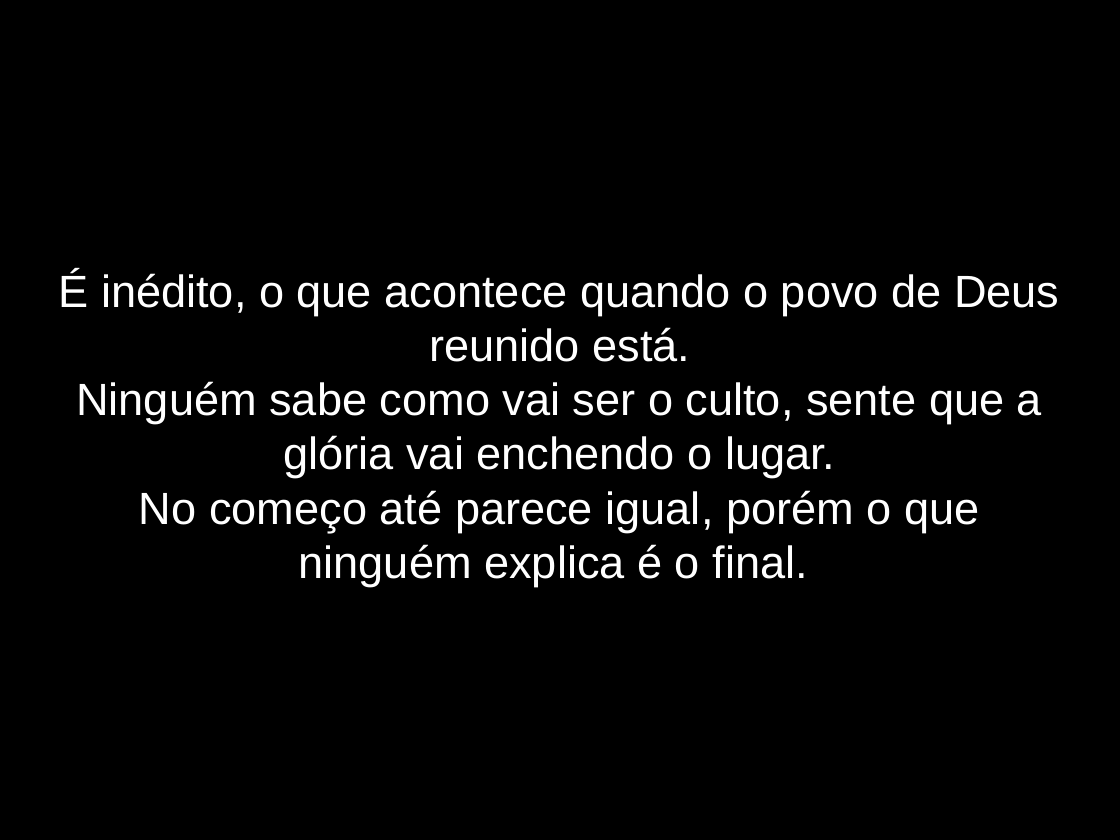
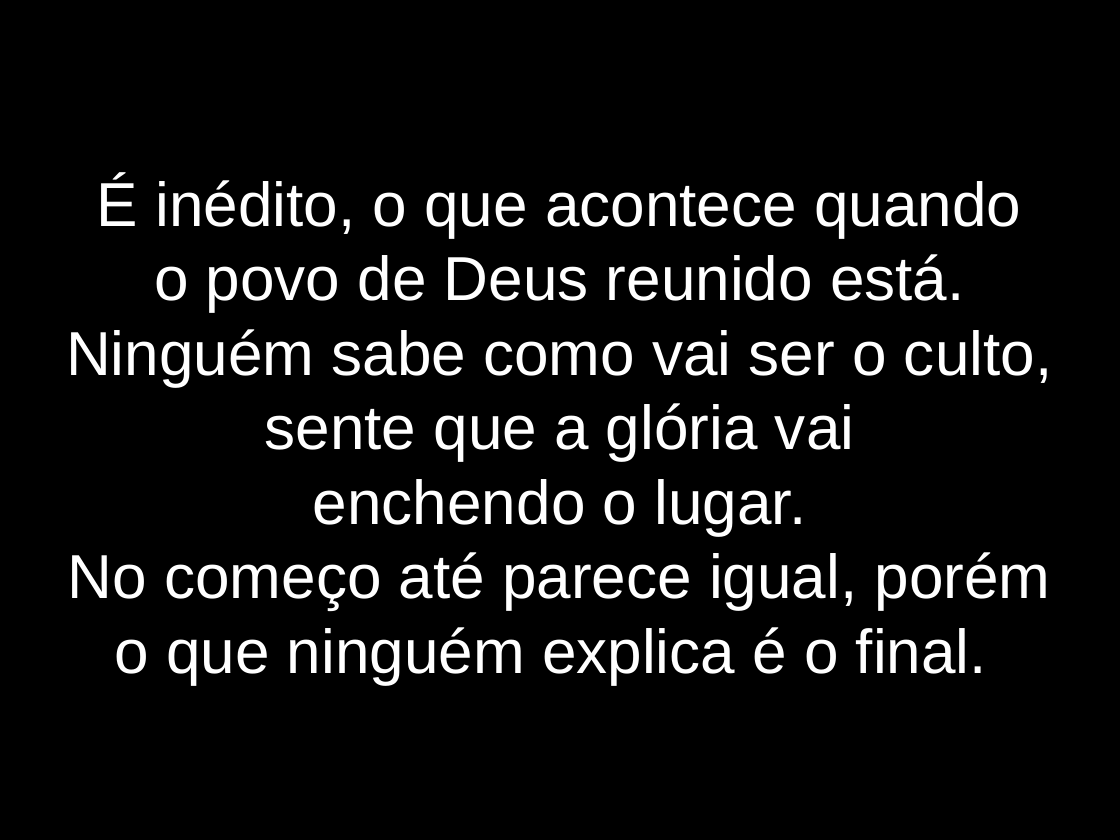
Before and after one commit to lazaroness/ChurchFiles, a slide deck: slide 3 of elshaday/LetrasApresentacao/EInedito.odp. Drawn at 1120x840 pixels with LibreOffice and Linux fonts; fonts in the diff are those of the drawing. Boxes give left, top, right and bottom in pixels: in the first picture for what was removed or moved away, otherwise in the second. Text is boxed around its words. In the diff, an @@ line names an element or a change of style, - is before the commit and + after.

```diff
--- a/elshaday/LetrasApresentacao/EInedito.odp
+++ b/elshaday/LetrasApresentacao/EInedito.odp
@@ subtitle at [66, 176, 1052, 535]: text changed; size 32 to 44 pt @@
-É inédito, o que acontece quando o povo de Deus reunido está.
-Ninguém sabe como vai ser o culto, sente que a glória vai enchendo o lugar.
+É inédito, o que acontece quando
+o povo de Deus reunido está.
+Ninguém sabe como vai ser o culto, sente que a glória vai
+enchendo o lugar.
@@ subtitle at [68, 552, 1051, 684]: size 32 to 44 pt in "No começo até parece igual, porém o ..." @@
```
Also in this commit, not shown: 10 other slides changed, 1 slide removed.
